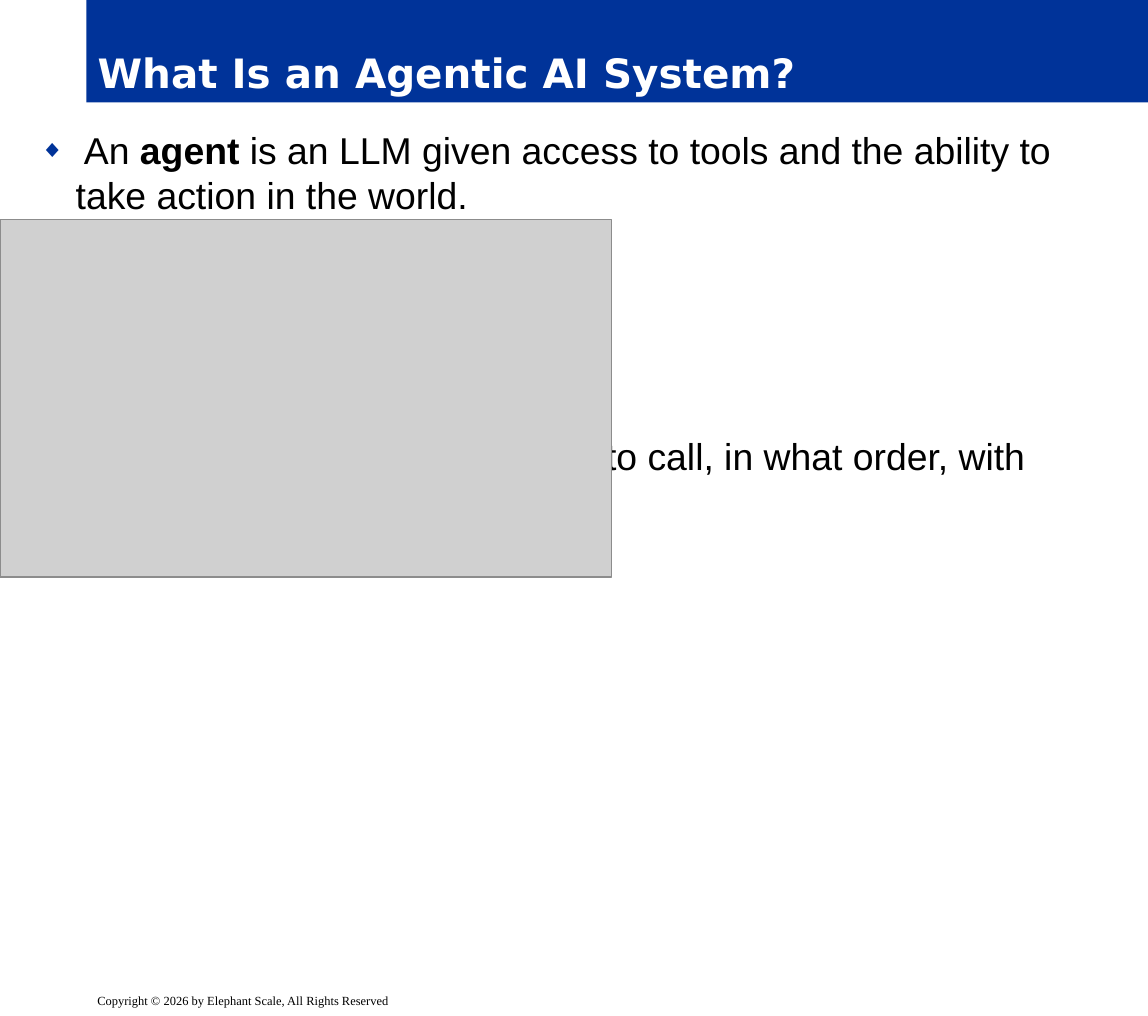
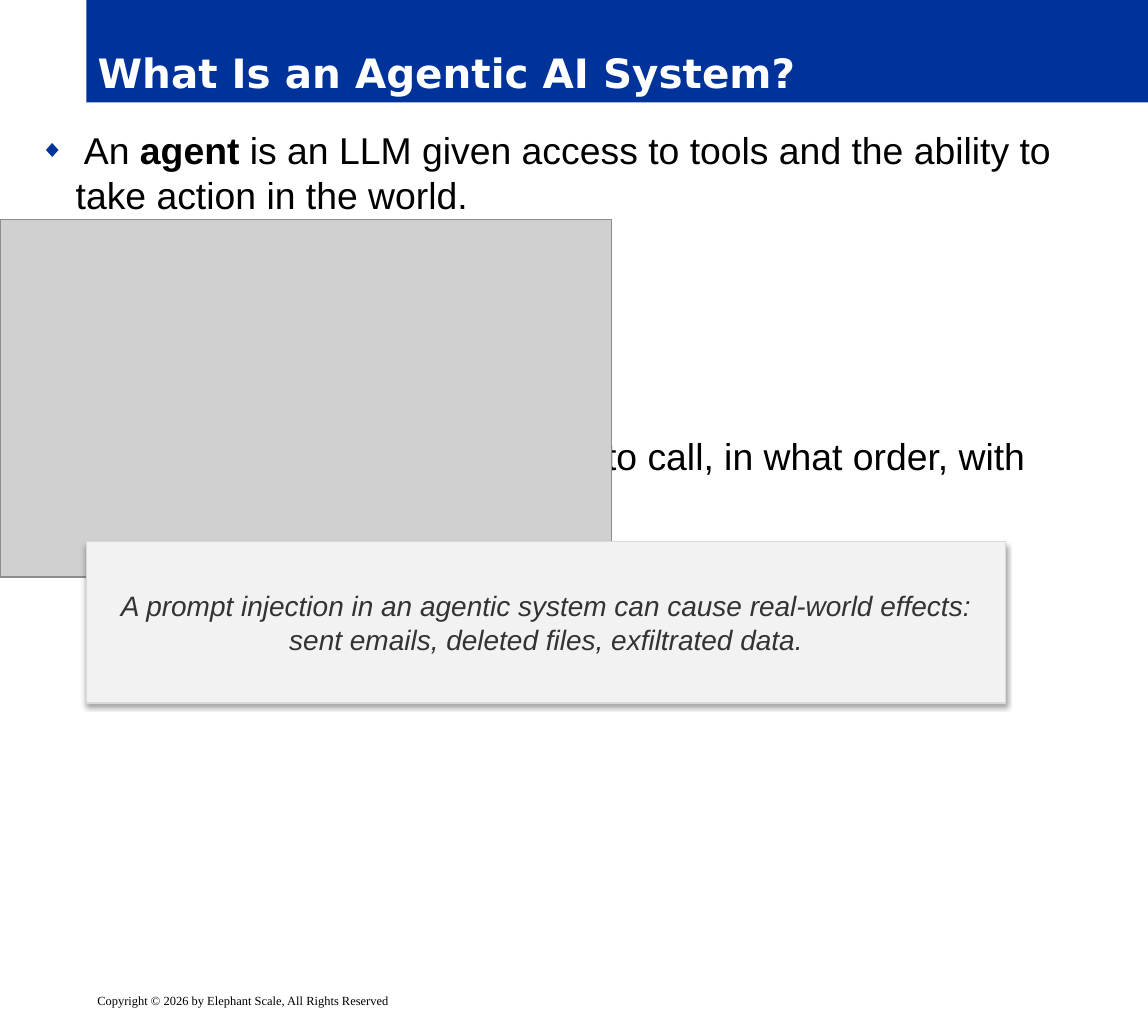
Before and after one commit to elephantscale/AI-Security-for-Security-Teams, a slide deck: slide 3 of slides/release/06__module6.pptx. Drawn at 1148x1016 pixels with LibreOffice and Linux fonts; fonts in the diff are those of the drawing; grey boxes stand for pictures; background and template pictures are left out. Boxes give left, top, right and bottom in pixels: in the first picture for what was removed or moved away, otherwise in the second. Text is boxed around its words. In the diff, an @@ line names an element or a change of style, - is before the commit and + after.

```diff
--- a/slides/release/06__module6.pptx
+++ b/slides/release/06__module6.pptx
@@ rectangle added at [86,542,1006,703], fill #F2F2F2, outline #D9D9D9 0.75 pt, 18 pt, text #333333, italic @@
+A prompt injection in an agentic system can cause real-world effects: sent emails, deleted files, exfiltrated data.
```
Also in this commit, not shown: 3 other slides changed, 5 slides added, 42 other files.
